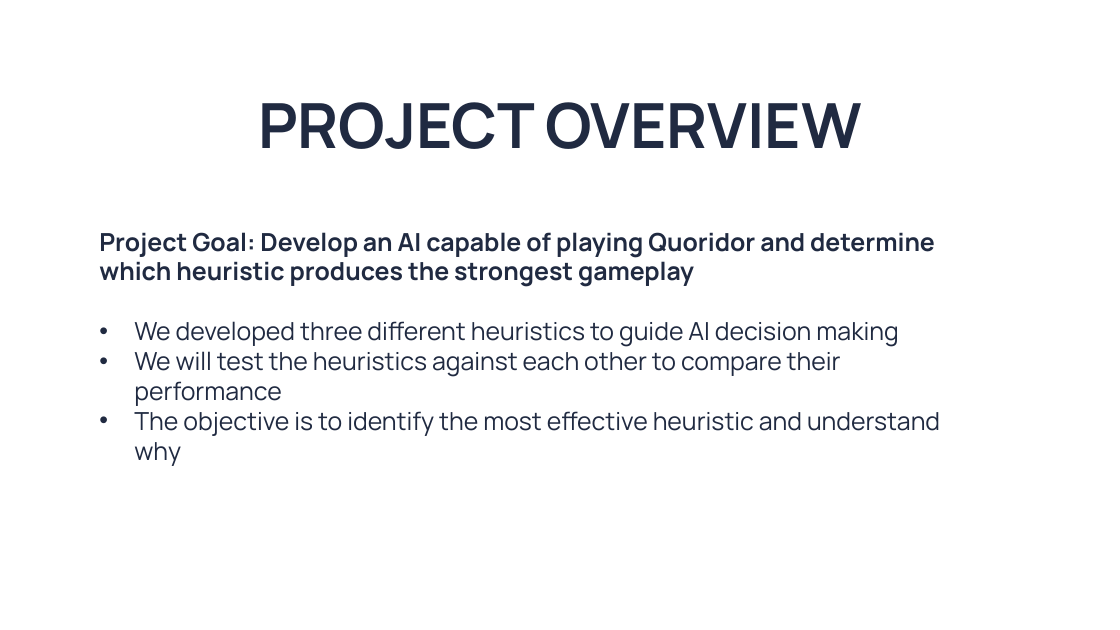
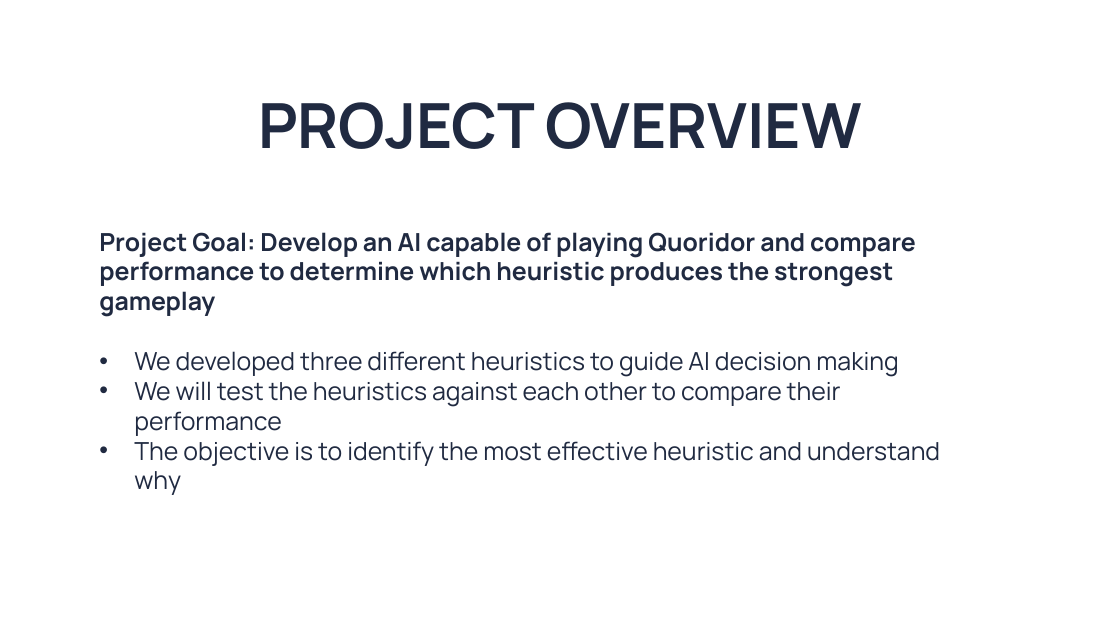
Before and after one commit to 48lexR/COMP-560-Final-Project, a slide deck: slide 3 of COMP560 Quoridor Slidedeck.pptx. Drawn at 1120x630 pixels with LibreOffice and Linux fonts; fonts in the diff are those of the drawing; background and template pictures are left out. Boxes give left, top, right and bottom in pixels: in the first picture for what was removed or moved away, otherwise in the second. Text is boxed around its words. In the diff, an @@ line names an element or a change of style, - is before the commit and + after.

```diff
--- a/COMP560 Quoridor Slidedeck.pptx
+++ b/COMP560 Quoridor Slidedeck.pptx
@@ subtitle at (x1=99, y1=232, x2=916, y2=317): text changed @@
-Project Goal: Develop an AI capable of playing Quoridor and determine which heuristic produces the strongest gameplay
+Project Goal: Develop an AI capable of playing Quoridor and compare performance to determine which heuristic produces the strongest gameplay
```
Also in this commit, not shown: 4 other slides changed.
